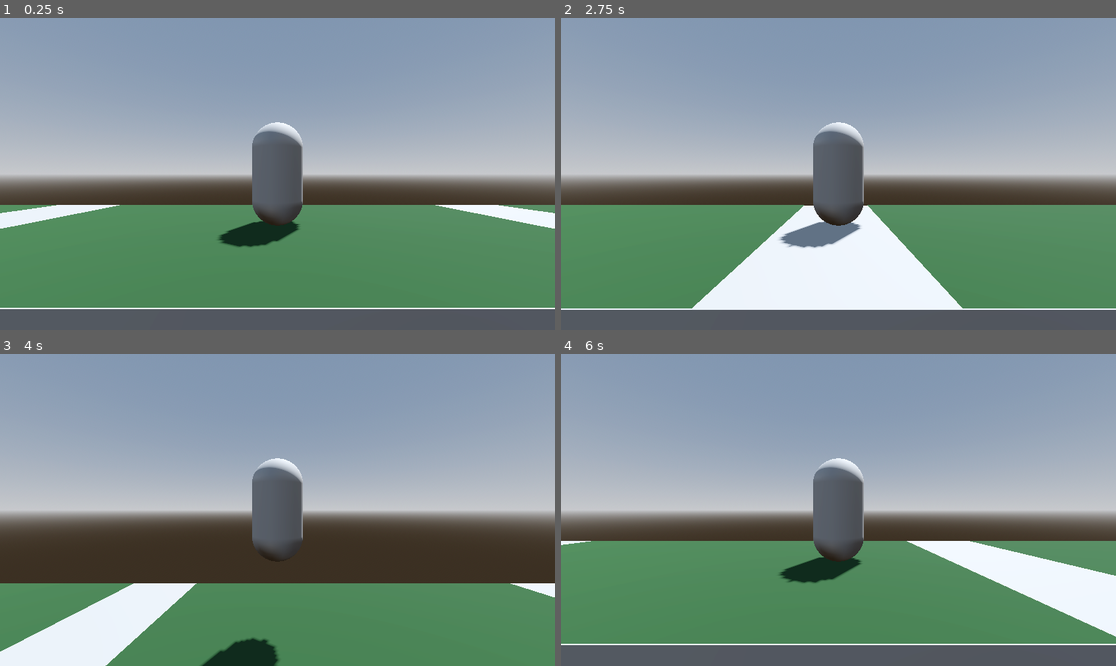
Above: before the commit, frames 1-4 (two rows, left to right).
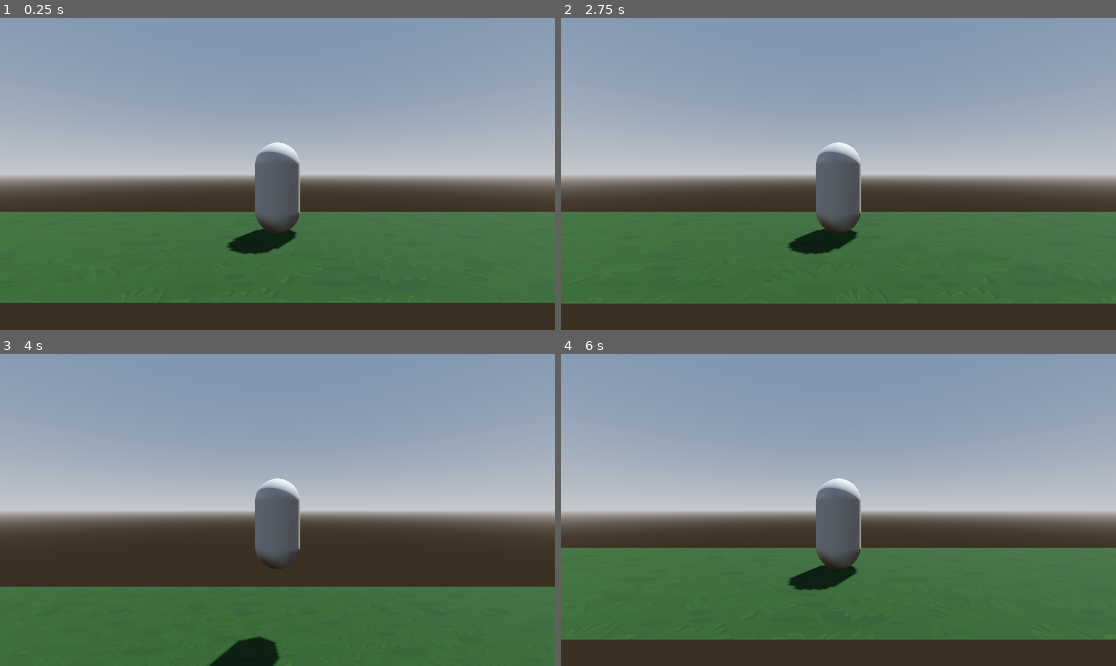
Above: after the commit, the same moments.

Repository: shoyguer/fighting-game-prototype-dev
Game: Godot game, scene res://scenes/ring/base_ring.tscn
Same seed, same stepped clock (60 frames per second), same inputs: the game is played once before the commit and once after it.
Inputs:
- Up to frame 1 (0.25 s): no input
- Up to frame 2 (2.75 s): tap Enter at 0.5 s; hold D (move_right) 0.53-1.28 s; hold S (move_crouch) 0.53-1.28 s; tap W (move_jump) at 0.77, 1.52 s; tap Shift (move_sprint) at 0.8, 1.35, 2.3 s; hold A (move_left) 1.28-2.03 s; tap S (move_crouch) at 1.55 s; hold D (move_right) from 2.03 s (still down); hold S (move_crouch) from 2.03 s (still down)
- Up to frame 3 (4 s): release S (move_crouch) at 2.78 s; tap Shift (move_sprint) at 2.85, 3.8 s; tap W (move_jump) at 3.02, 3.77 s; tap S (move_crouch) at 3.05 s; release D (move_right) at 3.53 s; hold A (move_left) from 3.53 s (still down); hold S (move_crouch) from 3.53 s (still down)
- Up to frame 4 (6 s): release S (move_crouch) at 4.28 s; tap Shift (move_sprint) at 4.35, 5.3, 5.85 s; tap W (move_jump) at 4.52 s; tap S (move_crouch) at 4.55 s; hold S (move_crouch) 5.03-5.78 s; release A (move_left) at 5.78 s; hold D (move_right) from 5.78 s (still down)

The runs differ from the first frame. In frame 1, 39% of the frame differs, in the area x 0-100%, y 33-100%; in frame 2, 39%; in frame 3, 27%; in frame 4, 40%.

Commit message:
State machine fixed

Diff:
--- a/fighting-game-prototype/components/move_component/move_component.gd
+++ b/fighting-game-prototype/components/move_component/move_component.gd
@@ -24,7 +24,7 @@
 
 
 func get_movement_released() -> float:
-	var direction: float
+	var direction: float = 0
 	if Input.is_action_just_released("move_left"):
 		direction = -1
 	if Input.is_action_just_released("move_right"):
@@ -33,7 +33,7 @@
 
 
 func get_movement_pressed() -> float:
-	var direction: float
+	var direction: float = 0
 	if Input.is_action_just_pressed("move_left"):
 		direction = -1
 	if Input.is_action_just_pressed("move_right"):
--- a/fighting-game-prototype/components/state_machine/base_state.gd
+++ b/fighting-game-prototype/components/state_machine/base_state.gd
@@ -13,7 +13,6 @@
 
 
 func init(_context):
-
 	context = _context
 	move_component = context.move_component
 	#animation_tree = context.animation_tree
--- a/fighting-game-prototype/components/state_machine/player/player_crouch.gd
+++ b/fighting-game-prototype/components/state_machine/player/player_crouch.gd
@@ -13,31 +13,20 @@
 	super()
 	#animation_tree.animation_travel("Walk")
 
-func input(_event: InputEvent) -> BaseState:
-	if Input.is_action_just_released("move_crouch"):
+
+func input(event: InputEvent) -> BaseState:
+	if event.is_action_released("move_crouch"):
 		context.mesh.scale.y = context.mesh.scale.y * 2
 		context.collision.scale.y = context.collision.scale.y * 2
 		return idle_state
 	return null
+
 
 func physics_process(delta: float) -> BaseState:
 	print("crouching")
 
 	context.velocity.y -= gravity * delta
 
-
-
-	# Get the input direction and handle the movement/deceleration.
-	# As good practice, you should replace UI actions with custom gameplay actions.
-	#var movement: float = get_movement_direction() * context.move_speed
-	#context.velocity.x = context.crouch_speed
-
 	context.move_and_slide()
 
-	#if movement == 0:
-	#	return idle_state
-
-	#elif (context.velocity.x != 0) and (context.velocity.y == 0):
-	#	animation_tree.animation_blend_all(movement)
-
 	return null
--- a/fighting-game-prototype/components/state_machine/player/player_idle.gd
+++ b/fighting-game-prototype/components/state_machine/player/player_idle.gd
@@ -6,7 +6,6 @@
 
 
 func enter() -> void:
-	print("entered idle")
 	super()
 	#animation_tree.animation_travel("Idle")
 	context.velocity.x = 0
--- a/fighting-game-prototype/components/state_machine/player/player_sprint.gd
+++ b/fighting-game-prototype/components/state_machine/player/player_sprint.gd
@@ -5,14 +5,14 @@
 @export var jump_state: BaseState
 @export var walk_state: BaseState
 
+var acceleration = 50
+
+
 func enter() -> void:
-	print("entrou sprint")
 	super()
-	#animation_tree.animation_travel("Walk")
 
 
 func physics_process(delta: float) -> BaseState:
-	print("sprinting")
 	if wants_jump() and context.is_on_floor():
 		return jump_state
 
@@ -21,7 +21,7 @@
 	# Get the input direction and handle the movement/deceleration.
 	# As good practice, you should replace UI actions with custom gameplay actions.
 	var movement: float = get_movement_direction() * context.sprint_speed
-	context.velocity.x = context.sprint_speed * movement
+	context.velocity.x = move_toward(context.velocity.x, movement, acceleration * delta)
 
 	context.move_and_slide()
 
--- a/fighting-game-prototype/components/state_machine/player/player_walk.gd
+++ b/fighting-game-prototype/components/state_machine/player/player_walk.gd
@@ -7,36 +7,50 @@
 
 var acceleration = 50
 
-var sprint_max_time: float = 5
+var sprint_max_time: float = 0.33
 var sprint_cur_time: float = 0.0
 var sprint_wait_time: bool = false
 
 var sprint_key: int = 0
 
+
 func enter() -> void:
-	print("entrou walk")
+	sprint_wait_time = false
+	sprint_cur_time = 0.0
+	sprint_key = 0
 	super()
-	#animation_tree.animation_travel("Walk")
 
-func input(_event: InputEvent) -> BaseState:
-	sprint_key = move_component.get_movement_released()
+
+func input(event: InputEvent) -> BaseState:
+	if (sprint_wait_time == false):
+		sprint_key = move_component.get_movement_released()
+
 	if sprint_key != 0:
 		sprint_wait_time = true
-	if move_component.get_movement_direction() != 0 and sprint_wait_time == true:
+	if (move_component.get_movement_direction() != 0) and (sprint_wait_time == true):
 		sprint_wait_time = false
-	#if Input.is_action_pressed("move_sprint"):
-	#	return sprint_state
+
+	if (sprint_key != 0) and (sprint_key == move_component.get_movement_pressed()):
+		return sprint_state
+
+	elif (sprint_key != 0) and (move_component.get_movement_pressed() != 0) and (
+		sprint_key != move_component.get_movement_pressed()):
+		sprint_key = 0
+		sprint_wait_time = false
+		sprint_cur_time = 0
+
 	return null
 
+
 func physics_process(delta: float) -> BaseState:
-	print("walking")
-
 	if sprint_cur_time >= sprint_max_time:
 		sprint_wait_time = false
+		sprint_key = 0
+		sprint_cur_time = 0
+
 	if sprint_wait_time == true:
 		sprint_cur_time += delta
-		if sprint_key == get_movement_direction():
-			return sprint_state
+
 	if wants_jump() and context.is_on_floor():
 		return jump_state
 
@@ -49,10 +63,7 @@
 
 	context.move_and_slide()
 
-	if movement == 0 and sprint_wait_time == false:
+	if (movement == 0) and (sprint_wait_time == false):
 		return idle_state
 
-	#elif (context.velocity.x != 0) and (context.velocity.y == 0):
-	#	animation_tree.animation_blend_all(movement)
-
 	return null
--- a/fighting-game-prototype/components/state_machine/state_manager.gd
+++ b/fighting-game-prototype/components/state_machine/state_manager.gd
@@ -18,6 +18,7 @@
 
 
 func change_state(new_state: BaseState) -> void:
+	print(new_state.name)
 	if current_state:
 		current_state.exit()
 	current_state = new_state
--- a/fighting-game-prototype/entities/character/base_character.gd
+++ b/fighting-game-prototype/entities/character/base_character.gd
@@ -21,8 +21,8 @@
 	get:
 		return direction
 
-var move_speed: float = 10
-var sprint_speed: float = 4.2
+var move_speed: float = 5
+var sprint_speed: float = 10
 var crouch_speed: float = 2
 var jump_velocity: float = 10
 # Is it a real player or is it being controlled by AI?
--- a/fighting-game-prototype/project.godot
+++ b/fighting-game-prototype/project.godot
@@ -50,6 +50,12 @@
 "events": [Object(InputEventKey,"resource_local_to_scene":false,"resource_name":"","device":-1,"window_id":0,"alt_press …(195 unchanged characters)…
 ]
 }
+move_x={
+"deadzone": 0.5,
+"events": [Object(InputEventKey,"resource_local_to_scene":false,"resource_name":"","device":-1,"window_id":0,"alt_pressed":false,"shift_pressed":false,"ctrl_pressed":false,"meta_pressed":false,"pressed":false,"keycode":0,"physical_keycode":65,"key_label":0,"unicode":97,"location":0,"echo":false,"script":null)
+, Object(InputEventKey,"resource_local_to_scene":false,"resource_name":"","device":-1,"window_id":0,"alt_pressed":false,"shift_pressed":false,"ctrl_pressed":false,"meta_pressed":false,"pressed":false,"keycode":0,"physical_keycode":68,"key_label":0,"unicode":100,"location":0,"echo":false,"script":null)
+]
+}
 
 [physics]
 
--- a/fighting-game-prototype/scenes/ring/base_ring.tscn
+++ b/fighting-game-prototype/scenes/ring/base_ring.tscn
@@ -1,7 +1,8 @@
-[gd_scene load_steps=8 format=3 uid="uid://2f1oiq4ce6ah"]
+[gd_scene load_steps=10 format=3 uid="uid://2f1oiq4ce6ah"]
 
 [ext_resource type="Script" path="res://scenes/ring/base_ring.gd" id="1_penw6"]
 [ext_resource type="PackedScene" uid="uid://ddwiy1mimsn0a" path="res://entities/character/base_character.tscn" id="2_81ipt"]
+[ext_resource type="Texture2D" uid="uid://catdqc1vtdnie" path="res://assets/textures/texture_grass.png" id="2_gttef"]
 
 [sub_resource type="ProceduralSkyMaterial" id="ProceduralSkyMaterial_lj7xn"]
 sky_horizon_color = Color(0.64625, 0.65575, 0.67075, 1)
@@ -16,11 +17,17 @@
 tonemap_mode = 2
 glow_enabled = true
 
+[sub_resource type="BoxShape3D" id="BoxShape3D_4j5rd"]
+size = Vector3(30, 1, 5)
+
 [sub_resource type="PlaneMesh" id="PlaneMesh_mwomd"]
-size = Vector2(10, 5)
+lightmap_size_hint = Vector2i(152, 27)
+size = Vector2(30, 5)
 
 [sub_resource type="StandardMaterial3D" id="StandardMaterial3D_sdpws"]
 albedo_color = Color(0.117677, 0.238708, 0.113718, 1)
+albedo_texture = ExtResource("2_gttef")
+uv1_scale = Vector3(6, 1, 1)
 
 [node name="BaseRing" type="Node3D"]
 script = ExtResource("1_penw6")
@@ -32,51 +39,19 @@
 transform = Transform3D(-0.866023, -0.433016, 0.250001, 0, 0.499998, 0.866027, -0.500003, 0.749999, -0.43301, 0, 0, 0)
 shadow_enabled = true
 
-[node name="CSGBox3D" type="CSGBox3D" parent="."]
-transform = Transform3D(1, 0, 0, 0, 1, 0, 0, 0, 1, 4, -0.508822, 0)
-use_collision = true
-size = Vector3(155, 1, 5)
+[node name="StaticBody3D" type="StaticBody3D" parent="."]
 
-[node name="MeshInstance3D" type="MeshInstance3D" parent="."]
+[node name="CollisionShape3D" type="CollisionShape3D" parent="StaticBody3D"]
+transform = Transform3D(1, 0, 0, 0, 1, 0, 0, 0, 1, 0, -0.5, 0)
+shape = SubResource("BoxShape3D_4j5rd")
+
+[node name="MeshInstance3D" type="MeshInstance3D" parent="StaticBody3D"]
 mesh = SubResource("PlaneMesh_mwomd")
-surface_material_override/0 = SubResource("StandardMaterial3D_sdpws")
-
-[node name="MeshInstance3D2" type="MeshInstance3D" parent="."]
-transform = Transform3D(1, 0, 0, 0, 1, 0, 0, 0, 1, 12, 0, 0)
-mesh = SubResource("PlaneMesh_mwomd")
-surface_material_override/0 = SubResource("StandardMaterial3D_sdpws")
-
-[node name="MeshInstance3D3" type="MeshInstance3D" parent="."]
-transform = Transform3D(1, 0, 0, 0, 1, 0, 0, 0, 1, 24, 0, 0)
-mesh = SubResource("PlaneMesh_mwomd")
-surface_material_override/0 = SubResource("StandardMaterial3D_sdpws")
-
-[node name="MeshInstance3D4" type="MeshInstance3D" parent="."]
-transform = Transform3D(1, 0, 0, 0, 1, 0, 0, 0, 1, 36, 0, 0)
-mesh = SubResource("PlaneMesh_mwomd")
-surface_material_override/0 = SubResource("StandardMaterial3D_sdpws")
-
-[node name="MeshInstance3D5" type="MeshInstance3D" parent="."]
-transform = Transform3D(1, 0, 0, 0, 1, 0, 0, 0, 1, -48, 0, 0)
-mesh = SubResource("PlaneMesh_mwomd")
-surface_material_override/0 = SubResource("StandardMaterial3D_sdpws")
-
-[node name="MeshInstance3D6" type="MeshInstance3D" parent="."]
-transform = Transform3D(1, 0, 0, 0, 1, 0, 0, 0, 1, -36, 0, 0)
-mesh = SubResource("PlaneMesh_mwomd")
-surface_material_override/0 = SubResource("StandardMaterial3D_sdpws")
-
-[node name="MeshInstance3D7" type="MeshInstance3D" parent="."]
-transform = Transform3D(1, 0, 0, 0, 1, 0, 0, 0, 1, -24, 0, 0)
-mesh = SubResource("PlaneMesh_mwomd")
-surface_material_override/0 = SubResource("StandardMaterial3D_sdpws")
-
-[node name="MeshInstance3D8" type="MeshInstance3D" parent="."]
-transform = Transform3D(1, 0, 0, 0, 1, 0, 0, 0, 1, -12, 0, 0)
-mesh = SubResource("PlaneMesh_mwomd")
+skeleton = NodePath("../..")
 surface_material_override/0 = SubResource("StandardMaterial3D_sdpws")
 
 [node name="BaseCharacter" parent="." instance=ExtResource("2_81ipt")]
 
 [node name="Camera3D" type="Camera3D" parent="BaseCharacter"]
-transform = Transform3D(1, 0, 0, 0, 1, 0, 0, 0, 1, 0, 1, 4)
+transform = Transform3D(1, 0, 0, 0, 1, 0, 0, 0, 1, 0, 1.30237, 4.54876)
+current = true
Binary file added: fighting-game-prototype/assets/textures/texture_grass.png
Not shown, added: fighting-game-prototype/assets/textures/texture_grass.png.import
